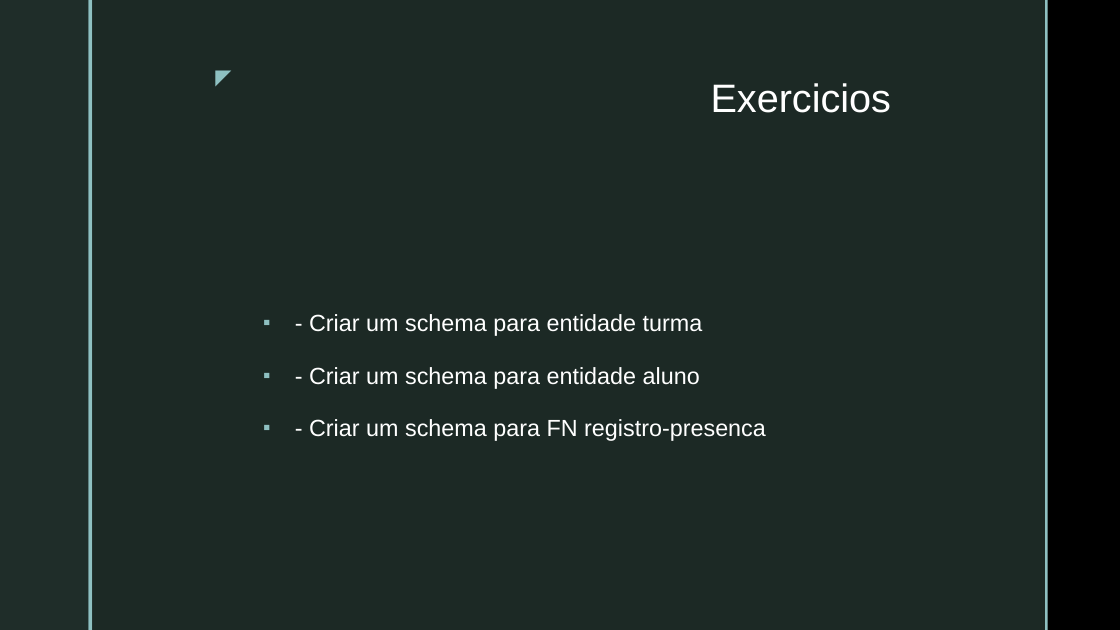
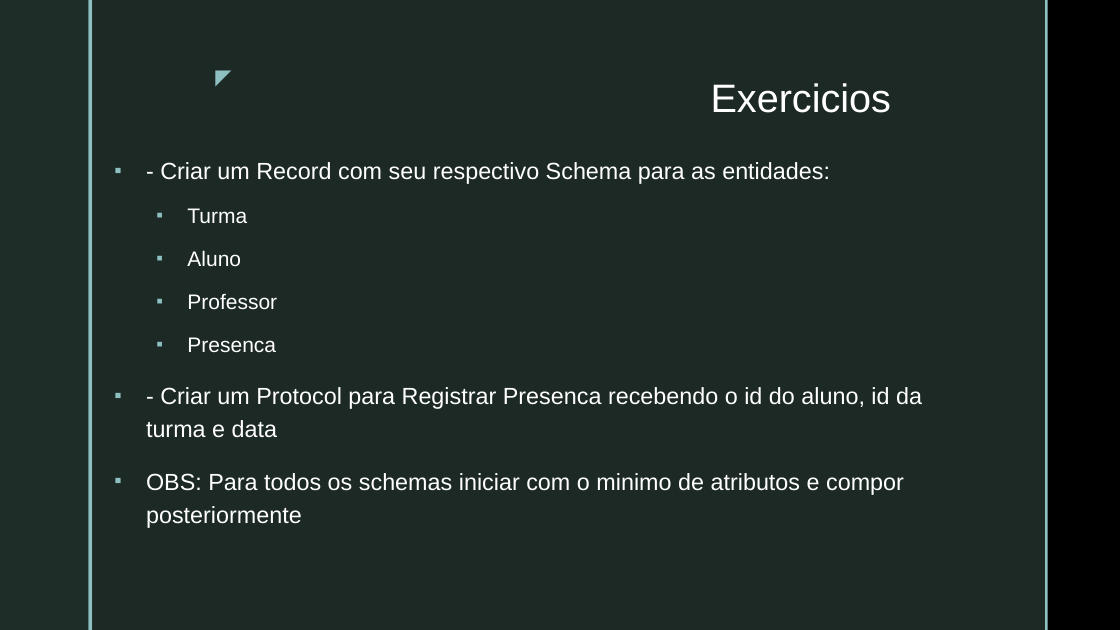
Before and after one commit to VictorInacio/curso-clojure-mybank, a slide deck: slide 23 of doc/NUBOOT-MOD3-PROG-TEC-CLJ.pptx (slide 22 before the commit). Drawn at 1120x630 pixels with LibreOffice and Linux fonts; fonts in the diff are those of the drawing; background and template pictures are left out. Boxes give left, top, right and bottom in pixels: in the first picture for what was removed or moved away, otherwise in the second. Text is boxed around its words. In the diff, an @@ line names an element or a change of style, - is before the commit and + after.

```diff
--- a/doc/NUBOOT-MOD3-PROG-TEC-CLJ.pptx
+++ b/doc/NUBOOT-MOD3-PROG-TEC-CLJ.pptx
@@ text at [146,162,922,528]: text changed @@
-▪ - Criar um schema para entidade turma
-▪ - Criar um schema para entidade aluno
-▪ - Criar um schema para FN registro-presenca
+▪ - Criar um Record com seu respectivo Schema para as entidades:
+  ▪ Turma
+  ▪ Aluno
+  ▪ Professor
+  ▪ Presenca
+▪ - Criar um Protocol para Registrar Presenca recebendo o id do aluno, id da turma e data
+▪ OBS: Para todos os schemas iniciar com o minimo de atributos e compor posteriormente
```
Also in this commit, not shown: 1 other slide changed, 1 slide added, 1 other file.
